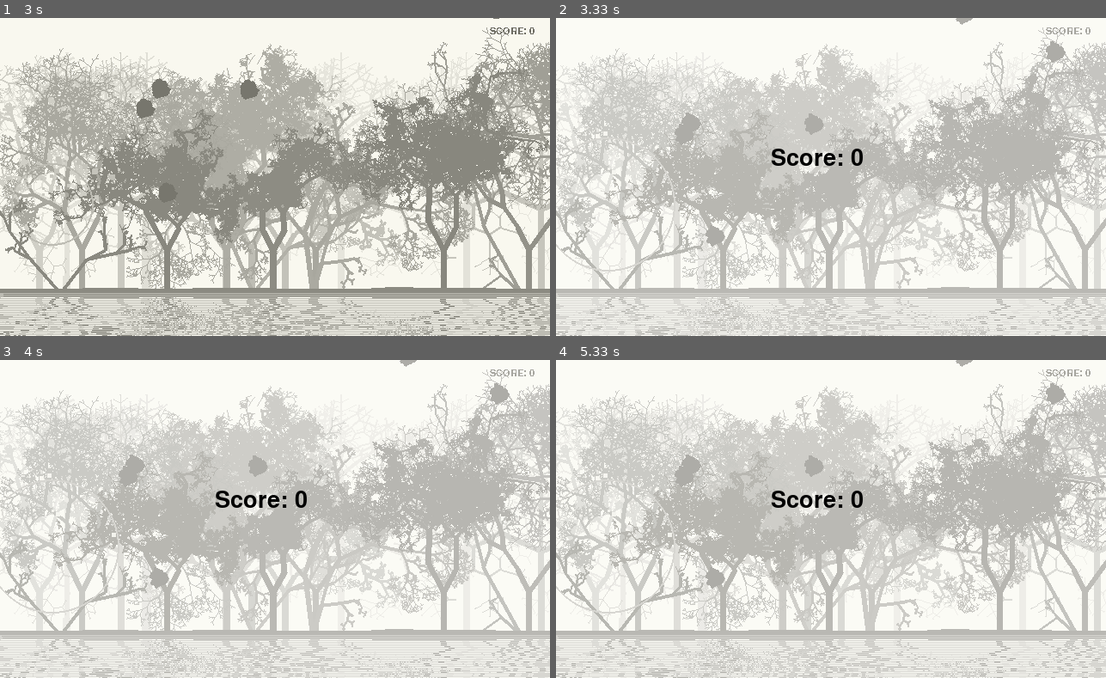
Above: before the commit, frames 1-4 (two rows, left to right).
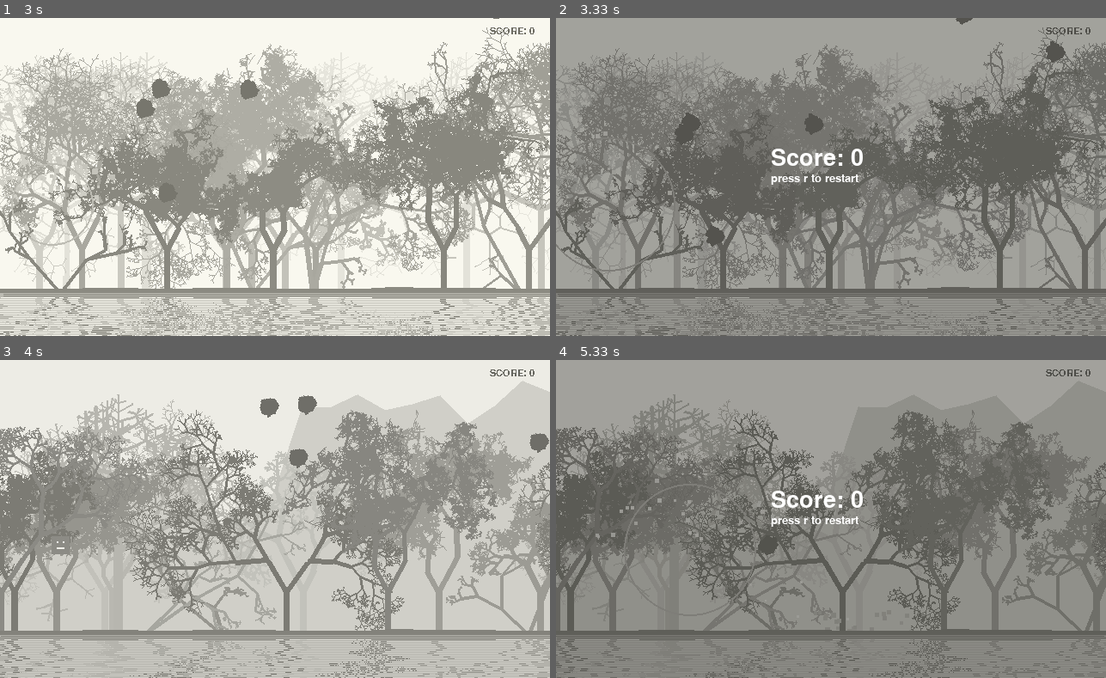
Above: after the commit, the same moments.

Repository: MyTaeyeon/Pygame-Art-with-code
Game: pygame game, started from main.py
The game is run twice, just before and just after one commit, with the same random seed, the same clock (stepped at 60 frames per second) and the same inputs.
Inputs:
- Up to frame 1 (3 s): hold Right 0.33-0.8 s; hold Right 0.83-1.3 s; tap Space at 0.9, 1.2, 1.4, 1.7, 1.97, 2.27, 2.4, 2.7 s; hold Left 1.33-1.87 s; hold Left 1.9-2.3 s; hold Right 2.33-2.97 s
- Up to frame 2 (3.33 s): no input
- Up to frame 3 (4 s): hold R 3.5-3.97 s; hold Right 3.5-3.97 s; tap Space at 3.57, 3.87 s
- Up to frame 4 (5.33 s): hold Right 4-4.47 s; tap Space at 4.07, 4.37, 4.57, 4.87 s; hold Right 4.5-4.97 s

Frame 1 is identical in both runs. In frame 2, 100% of the frame differs, in the area x 0-100%, y 0-100%; in frame 3, 66%; in frame 4, 100%.

Commit message:
add restart

Diff:
--- a/lib/creature.py
+++ b/lib/creature.py
@@ -52,6 +52,19 @@
         self.status = 'onland'
         self.split = None
         self.cnt = 0
+        self.size = 4
+        self.shape = [[[0, 0], [17, 0], [17, -10], [0, -10]],
+                      [[]]]
+
+    def spdraw(self, surface):
+        vertices = []
+        for i in range(4):
+            x = self.x + self.size * math.cos(self.angle + i * math.pi / 2)
+            y = self.y + self.size * math.sin(self.angle + i * math.pi / 2)
+            vertices.append((x, y))
+
+        # Vẽ hình vuông
+        pygame.draw.polygon(screen, (255, 255, 255), vertices, 2)
 
     def draw(self, surface):
         if self.status == 'onland' or self.status == 'insky':
@@ -104,7 +117,7 @@
         self.color = (150,150,150)
         self.animations = [[]]
         self.dir = 1
-        self.spd = 0.5
+        self.spd = 2
         self.timers = []
         self.health = 100
         self.skel=[ [ -60, 5, 1],
@@ -333,7 +346,7 @@
         self.horn.fill([255,0,255])
         self.horn.set_colorkey([255,0,255])
         self.color = color
-        self.spd = 0.6
+        self.spd = 2.4
         self.tx = 0
 
         tree.drawTree(surf = self.horn,
--- a/lib/foo.py
+++ b/lib/foo.py
@@ -315,7 +315,6 @@
 		landloc += landDensity
 		land.pop(0)
 
-
 	if T % 1000 == 0:
 		makeBirds(20)
 	birdCtrl()
--- a/main.py
+++ b/main.py
@@ -23,10 +23,13 @@
 
 transparent_surface = pygame.Surface((width//2, height+50), pygame.SRCALPHA)
 alpha = 100  # 0.2 * 255
-transparent_surface.fill((255, 255, 255))
+transparent_surface.fill((30, 30, 30))
 transparent_surface.set_alpha(alpha)
 
 COLOR_KEY = [255,0,255]
+
+pygame.mixer.music.load('courageously-166375.mp3')
+pygame.mixer.music.set_volume(0.3)
 
 # terrain =========================================================================================
 treeDensity = 32
@@ -39,9 +42,6 @@
 Lrs = [None]*4
 
 terrain = [0]*4
-landcreated = pygame.Surface([2 * width + buff*2, height])
-landcreated.fill(COLOR_KEY)
-landcreated.set_colorkey(COLOR_KEY)
 
 lspds = [0.2,0.4,0.6,1.2]
 totalMade = [0]*4
@@ -129,7 +129,8 @@
 
 vine = pattern.Vine(0,160)
 screen.fill([240,240,240])
-while loaded < allloads-1:
+
+while loaded<allloads:
 	for i in range(10):
 		vine.grow(screen)
 	pygame.draw.rect(screen,(240,240,240),[0,170,100,20])
@@ -137,13 +138,9 @@
 	u.line(screen,(180,180,180),[0,height/2],[(float(loaded)/allloads)*width/2,height/2],1)
 	pygame.display.flip()
 
-while loaded<allloads:
-	pass
-
 # camera ==========================================================================================
+canvas = pygame.Surface([width/2,height])
 scroll = 0
-canvas = pygame.Surface([width/2,height])
-x = 0
 SPEED = 3
 
 # animal ==========================================================================================
@@ -221,11 +218,47 @@
 running = True
 score = 0
 
+pygame.mixer.music.play(-1)
+
 # game loop =======================================================================================
 while (True):
 	for event in pygame.event.get():
 		if event.type == pygame.QUIT:
 			sys.exit()
+		if running == False and event.type == pygame.KEYDOWN and event.key == pygame.K_r:
+			running = True
+			scroll = 0
+			birds = []
+			deers = []
+			player = creature.Player(0, height - land[0])
+			T = 0
+			r = 0
+			gifts = [creature.goStraight(random.randint(-100, width ), random.randint(-30, -10), [random.randint(-6, 6), random.randint(3, 6)]) for i in range(7)]
+			shape = [None] * len(gifts)
+			cnt = [0] * len(gifts)
+			phase = 0
+			zoff = 0
+			running = True
+			score = 0
+
+			mt(1, 3, 2 , 1, 0)
+
+			thread1 = threading.Thread(target=mt, args=(2,  3, 2, 1, 0))
+			thread1.start()
+			thread1.join()
+
+			vine = pattern.Vine(0,160)
+			screen.fill([240,240,240])
+
+			while loaded<allloads:
+				for i in range(10):
+					vine.grow(screen)
+				pygame.draw.rect(screen,(240,240,240),[0,170,100,20])
+				u.text(screen,10,height/2+15,"Loading... "+str(loaded)+"/"+str(allloads),(180,180,180))
+				u.line(screen,(180,180,180),[0,height/2],[(float(loaded)/allloads)*width/2,height/2],1)
+				pygame.display.flip()
+
+			pygame.mixer.music.play(-1)
 
 	clock.tick(45)
 
@@ -234,6 +267,8 @@
 
 	screen.fill((255, 255, 255))
 	canvas.fill([240,240,240])
+	for d in deers:
+		d.draw(canvas)
 
 	for i in range(4):
 		if Ls[i] is not None:
@@ -263,15 +298,16 @@
 								150, random.randint(3, 5), random.randint(15, 20)) for i in range(20)]
 			else:
 				if u.dist(gifts[j].x, gifts[j].y, player.x, player.y) < 30 and player.status[0] != 'Death':
+					if player.y > gifts[j].y:
+						player.status = 'Death'
+						player.split = [creature.splinter(player.x + random.randint(-6, 6), player.y + random.randint(0, 6),
+									[random.randint(-6, 6), random.randint(-3, -1)],
+									150, random.randint(3, 5), random.randint(15, 20)) for i in range(20)]
+						player.cnt = 21
 					cnt[j] = 21
 					gifts[j] = [creature.splinter(gifts[j].x + random.randint(-6, 6), gifts[j].y + random.randint(0, 6),
 								[random.randint(-6, 6), random.randint(-3, -1)],
 								150, random.randint(3, 5), random.randint(15, 20)) for i in range(20)]
-					player.status = 'Death'
-					player.split = [creature.splinter(player.x + random.randint(-6, 6), player.y + random.randint(0, 6),
-								[random.randint(-6, 6), random.randint(-3, -1)],
-								150, random.randint(3, 5), random.randint(15, 20)) for i in range(20)]
-					player.cnt = 21
 				else:
 					# draw gift!!!
 					vertices = []
@@ -282,7 +318,7 @@
 						yoff = math.sin(a + phase)
 						xoff = u.map_value(xoff, -1, 1, 0, 4.0)
 						yoff = u.map_value(yoff, -1, 1, 0, 4.0)
-						r = u.map_value(noise.noise(xoff, yoff,zoff), 0, 1, 15, 5)
+						r = u.map_value(noise.noise(xoff, yoff, zoff), 0, 1, 15, 5)
 						x = r * math.cos(a) + gifts[j].x
 						y = r * math.sin(a) + gifts[j].y
 						vertices.append((x, y))
@@ -331,8 +367,6 @@
 
 	for b in birds:
 		b.draw(canvas)
-	for d in deers:
-		d.draw(canvas)
 
 	if landloc < -landDensity:
 		landni += 1
@@ -364,7 +398,11 @@
 	if running == False:
 		screen.blit(transparent_surface, (0, 0))
 		font = pygame.font.Font(None, 40)
-		text = font.render("Score: " + str(score), True, (0, 0, 0))
+		text = font.render("Score: " + str(score), True, (255, 255, 255))
 		screen.blit(text, (250, 150))
+		font = pygame.font.Font(None, 20)
+		text = font.render("press r to restart", True, (255, 255, 255))
+		screen.blit(text, (250, 180))
+		pygame.mixer.music.stop()
 
 	pygame.display.update()
--- a/test.py
+++ b/test.py
@@ -1,30 +1,44 @@
 import pygame
+import math
+from pygame.locals import *
 
 # Pygame initialization
 pygame.init()
-width, height = 800, 600
+width, height = 400, 400
 screen = pygame.display.set_mode((width, height))
+pygame.display.set_caption('Vẽ hình vuông nghiêng trong Pygame')
 
-# Create a transparent surface with a size
-transparent_surface = pygame.Surface((200, 200), pygame.SRCALPHA)
-
-# Set the alpha value for transparency (0-255)
-alpha = 51  # 0.2 * 255
-transparent_surface.fill((255, 255, 255))
-transparent_surface.set_alpha(alpha)
+# Create a clock for controlling frame rate
+clock = pygame.time.Clock()
 
 running = True
 while running:
     for event in pygame.event.get():
-        if event.type == pygame.QUIT:
+        if event.type == QUIT:
             running = False
 
     screen.fill((0, 0, 0))
-    pygame.draw.circle(screen, (255, 0, 0), (100, 100), 50)
 
-    # Draw the transparent surface on the main screen
-    screen.blit(transparent_surface, (300, 300))
+    # Điểm trung tâm của hình vuông
+    center_x, center_y = width // 2, height // 2
+
+    # Độ dài cạnh hình vuông
+    side_length = 100
+
+    # Góc quay (pi/3 radians tương ứng với 60 độ)
+    angle = math.pi / 9
+
+    # Tính toán các đỉnh của hình vuông
+    vertices = []
+    for i in range(4):
+        x = center_x + side_length * math.cos(angle + i * math.pi / 2)
+        y = center_y + side_length * math.sin(angle + i * math.pi / 2)
+        vertices.append((x, y))
+
+    # Vẽ hình vuông
+    pygame.draw.polygon(screen, (255, 255, 255), vertices, 2)
 
     pygame.display.flip()
+    clock.tick(60)
 
 pygame.quit()
Not shown, changed: README.md
Renamed: PolarNoiseLoop.py -> lib/PolarNoiseLoop.py
Not shown, added: courageously-166375.mp3
